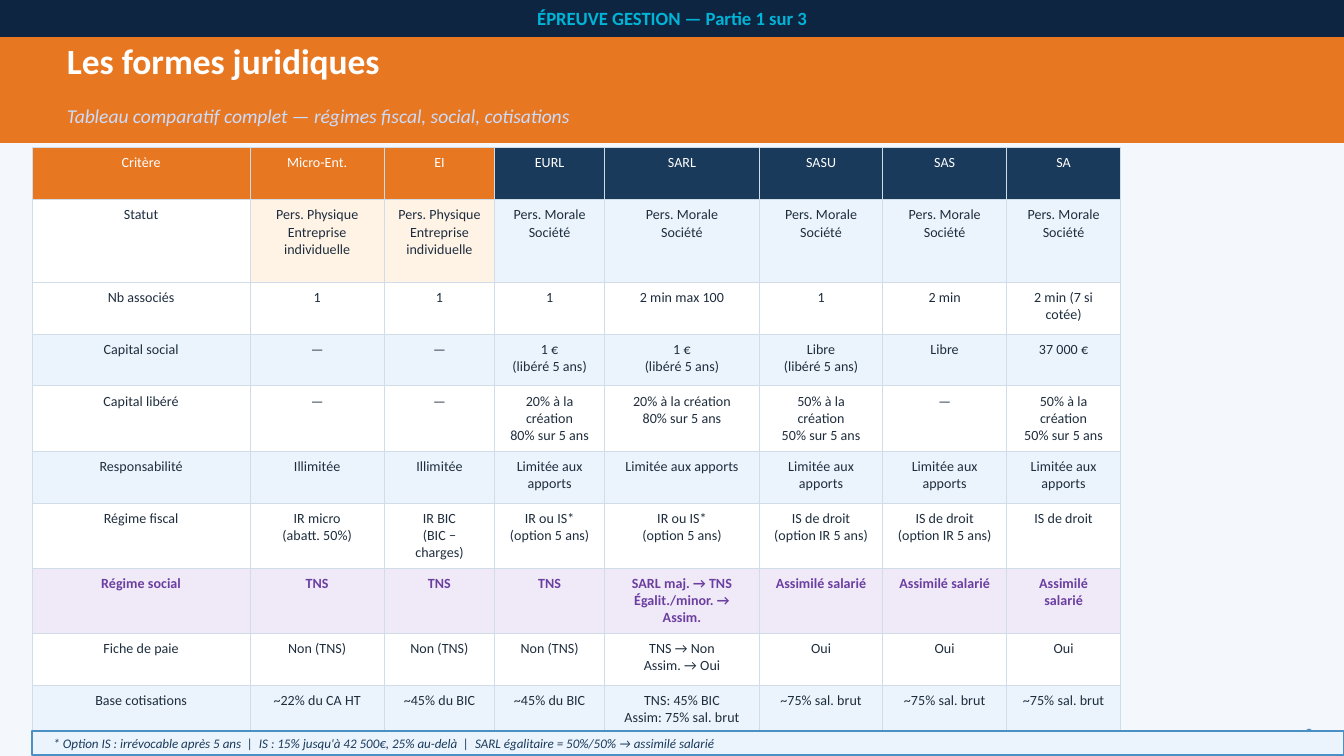
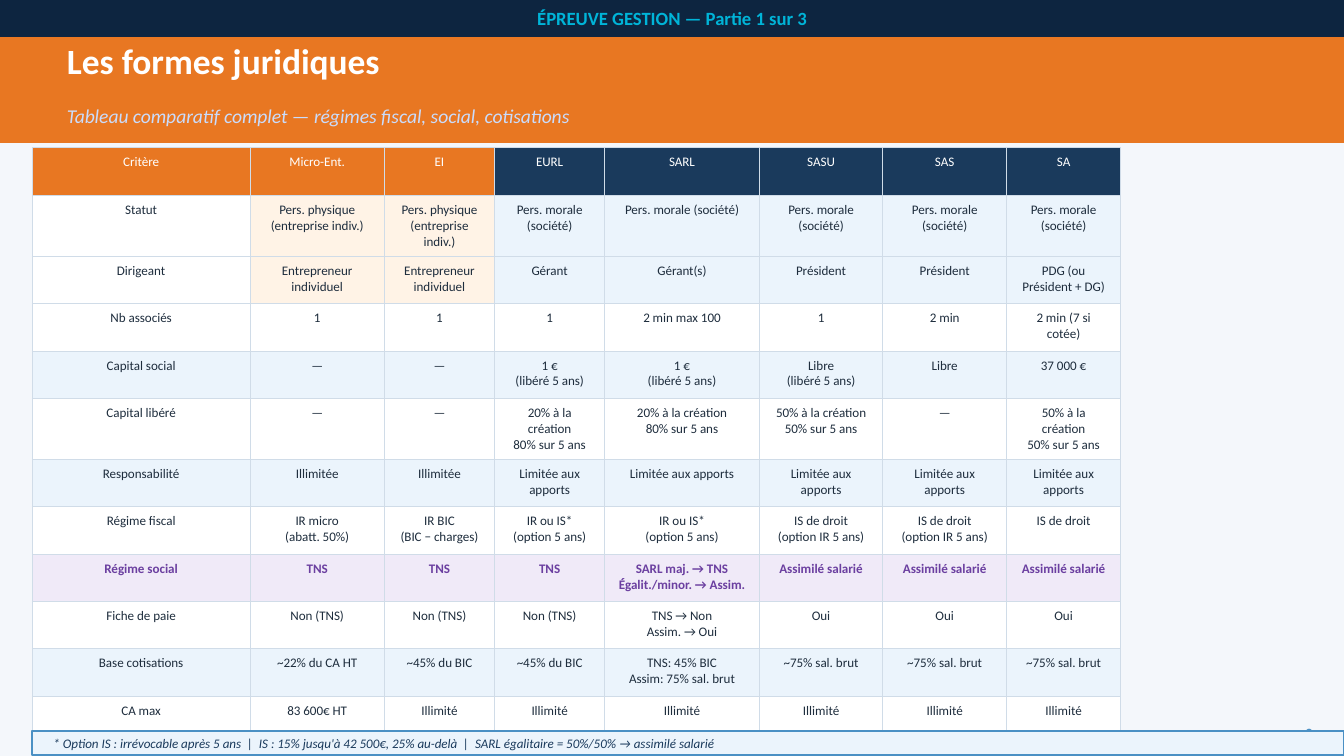
Before and after one commit to nanouf69/insight-learn-manage, a slide deck: slide 9 of public/cours/vtc/B_Gestion_partie_1.pptx. Drawn at 1344x756 pixels with LibreOffice and Linux fonts; fonts in the diff are those of the drawing. Boxes give left, top, right and bottom in pixels: in the first picture for what was removed or moved away, otherwise in the second. Text is boxed around its words. In the diff, an @@ line names an element or a change of style, - is before the commit and + after.

```diff
--- a/public/cours/vtc/B_Gestion_partie_1.pptx
+++ b/public/cours/vtc/B_Gestion_partie_1.pptx
@@ table at [32,148,1121,755] @@
-row 2: Statut | Pers. Physique / Entreprise individuelle | Pers. Physique / Entreprise individuelle | Pers. Morale / Société | Pers. Morale / Société | Pers. Morale / Société | Pers. Morale / Société | Pers. Morale / Société
+row 2: Statut | Pers. physique (entreprise indiv.) | Pers. physique (entreprise indiv.) | Pers. morale (société) | Pers. morale (société) | Pers. morale (société) | Pers. morale (société) | Pers. morale (société)
+row 3: Dirigeant | Entrepreneur individuel | Entrepreneur individuel | Gérant | Gérant(s) | Président | Président | PDG (ou Président + DG)
@@ text "FTRANSPORT - SERVICES PRO • ..." at [411,730,852,743]: size 7.5 to 7 pt @@
```
Also in this commit, not shown: 1 slide added.
